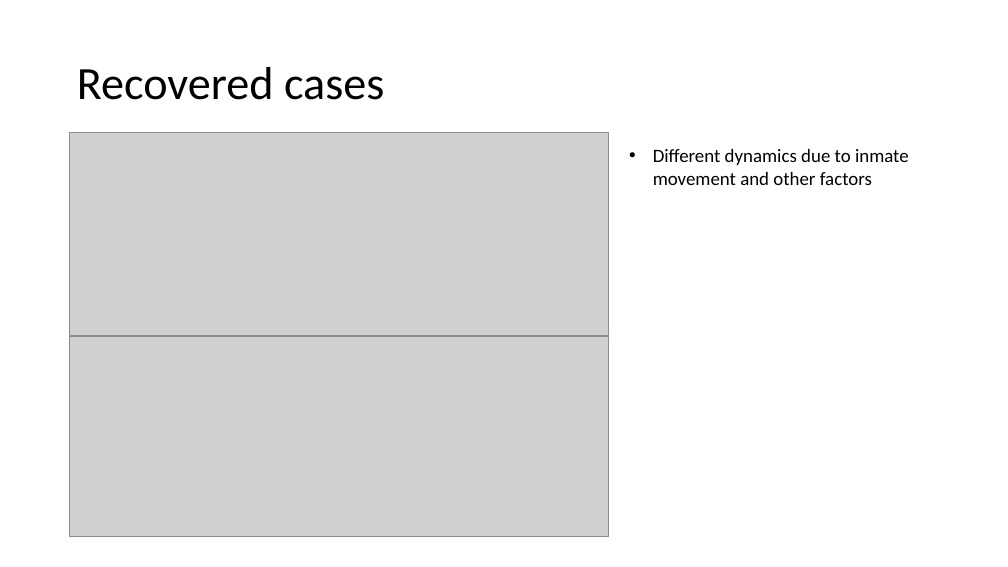
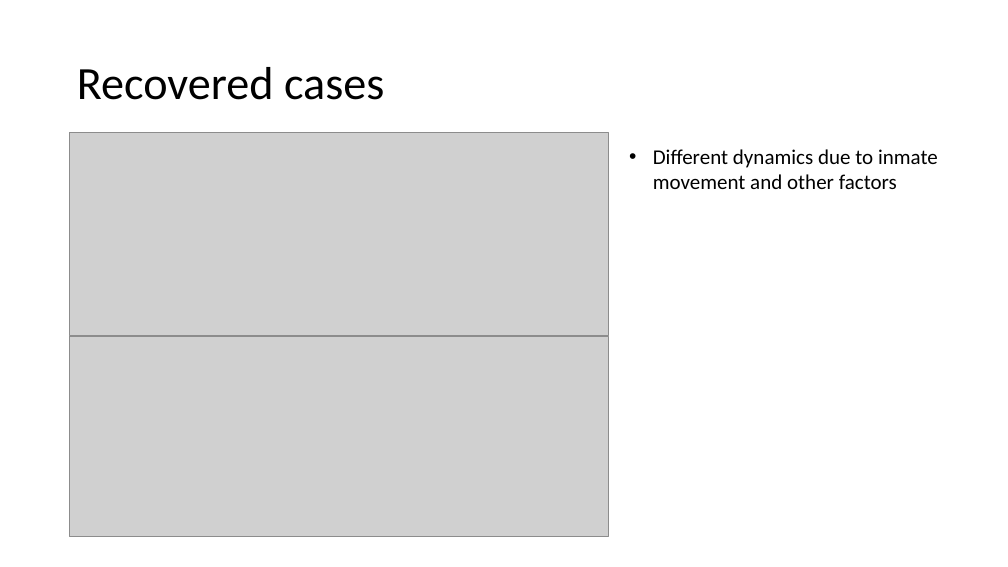
Before and after one commit to pberezina/COVID19-Wastewater-ML, a slide deck: slide 9 of slides.pptx. Drawn at 1008x567 pixels with LibreOffice and Linux fonts; fonts in the diff are those of the drawing; grey boxes stand for pictures. Boxes give left, top, right and bottom in pixels: in the first picture for what was removed or moved away, otherwise in the second. Text is boxed around its words. In the diff, an @@ line names an element or a change of style, - is before the commit and + after.

```diff
--- a/slides.pptx
+++ b/slides.pptx
@@ text "Different dynamics due to inmate ..." at (653, 149, 938, 189): size 18 to 20 pt @@
```
Also in this commit, not shown: 3 other slides changed, 4 slides added, 2 slides removed, 4 other files.
